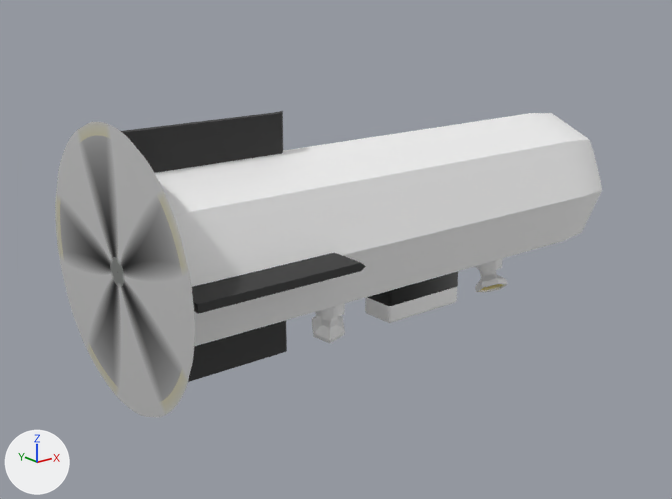
A saved change to the FBX model Assets/_Prototypes/BrutalistCity/Models/Big airship 1.fbx.
Both versions are drawn from a camera (50 mm lens) standing at (-0.95, -1.22, 6.16) and looking at (6.3, 7.84, 2.53). Arrows for +X, +Y and +Z are at lower left; the lights stay in place.

The first picture shows 'Airship Propeller', 'Big Airship1', 'Spotlight', 'Spotlight001'.
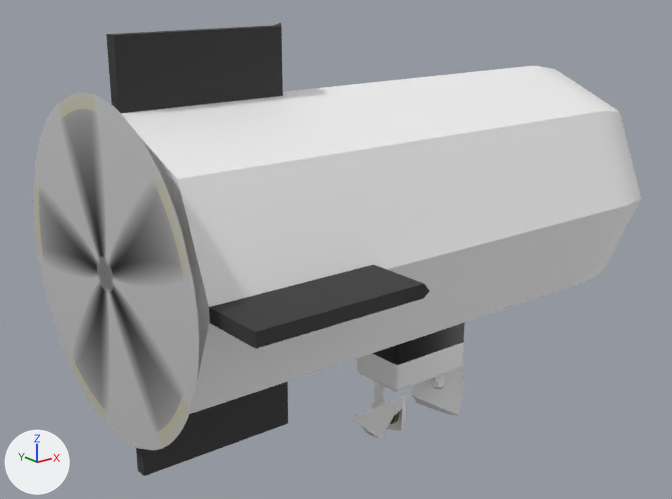
Location of each change, [x1, y1, x2, y2] in pixels of the pictures (672 x 499 px):
```json
{"object": "Big Airship1", "change": "rescaled", "before": [121, 111, 602, 382], "after": [106, 23, 641, 476], "on screen": "11% wider, 67% taller"}
{"object": "Airship Propeller", "change": "rescaled, moved", "before": [55, 122, 195, 418], "after": [33, 92, 199, 450], "on screen": "18% wider, 21% taller"}
{"object": "Spotlight", "change": "rescaled, moved, turned", "before": [312, 304, 345, 343], "after": [349, 396, 408, 439]}
{"object": "Spotlight001", "change": "moved, turned, rescaled", "before": [475, 259, 507, 292], "after": [411, 370, 465, 416]}
```

The change, as JSON lines over the scene's bpy script:
```json
{"op": "set", "path": "ob_big_airship1.scale", "old": "(0.0254, 0.0254, 0.0254)", "new": "(0.0421, 0.0421, 0.0254)"}
{"op": "remove", "block": "ob_spotlight001", "code": "ob_spotlight001.parent = ob_big_airship1"}
{"op": "set", "path": "ob_spotlight001.location", "old": "(0.0000305, -44.5, -220.7)", "new": "(7.815, 7.381, 0.323)"}
{"op": "set", "path": "ob_spotlight001.rotation_euler", "old": "(0.0, -0.35, 0.0)", "new": "(-0.785, -3.142, 0.0)", "note": "degrees (0, -20, 0) -> degrees (-45, -180, 0)"}
{"op": "set", "path": "ob_spotlight001.scale", "old": "(1.0, 1.0, 1.0)", "new": "(0.0254, 0.0254, 0.0254)"}
{"op": "set", "path": "ob_spotlight.location", "old": "(-0.0000305, -44.5, -106.3)", "new": "(6.696, 7.381, 0.323)"}
{"op": "set", "path": "ob_spotlight.rotation_euler", "old": "(0.0, 2.608, 0.0)", "new": "(2.356, 0.0, 0.0)", "note": "degrees (0, 149, 0) -> degrees (135, 0, 0)"}
{"op": "set", "path": "ob_spotlight.scale", "old": "(1.0, 1.0, 1.0)", "new": "(0.0254, 0.0254, 0.0254)"}
{"op": "set", "path": "ob_airship_propeller.location", "old": "(0.0, 0.0, -7.217)", "new": "(-0.0000153, 0.0, 1.292)"}
{"op": "set", "path": "ob_airship_propeller.scale", "old": "(1.0, 1.0, 1.0)", "new": "(0.721, 0.721, 0.721)"}
```
